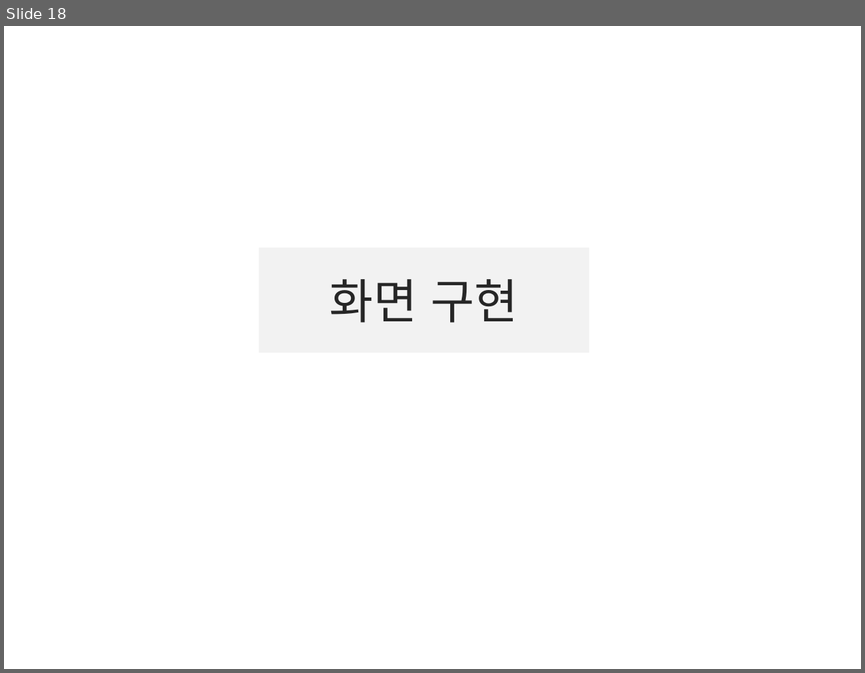
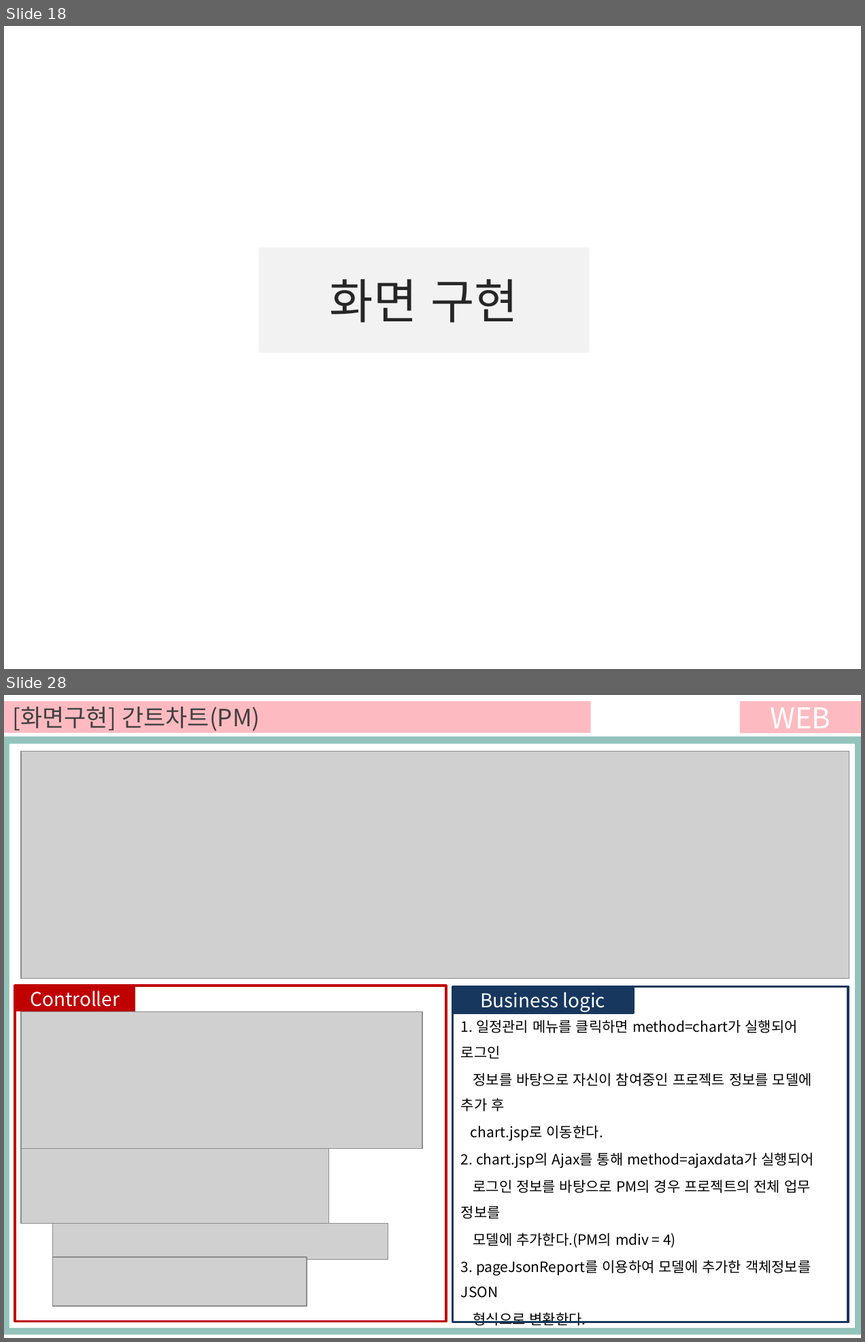
Before and after one commit to ezenteam03/project06, a slide deck: WebContent/HANA/PPT/0608 전현규.pptx. Shown one above the other, each under a label of ours: slide 18 before the commit, slides 18 and 28 after it; the slides between them are not shown. The pictures are 865x673 and 865x1342 pixels, drawn with LibreOffice and Linux fonts; fonts in the diff are those of the drawing; grey boxes stand for pictures; background and template pictures are left out. Boxes give left, top, right and bottom in pixels: in the first picture for what was removed or moved away, otherwise in the second. Text is boxed around its words. In the diff, an @@ line names an element or a change of style, - is before the commit and + after.

```diff
--- a/WebContent/HANA/PPT/0608 전현규.pptx
+++ b/WebContent/HANA/PPT/0608 전현규.pptx
@@ slide 28 added at box(4, 695, 861, 1338), background #FFFFFF @@
@@ rectangle added at box(4, 701, 591, 732), fill #FDBBC1, 20 pt, text #404040 @@
+[화면구현] 간트차트(PM)
@@ rectangle added at box(740, 701, 861, 732), fill #FDBBC1, 24 pt, text #FFFFFF @@
+WEB
@@ rectangle added at box(4, 736, 861, 1334), fill #94C3BB @@
@@ rectangle added at box(9, 744, 854, 1327), fill #FFFFFF @@
@@ picture added at box(21, 751, 849, 978) @@
@@ rectangle added at box(15, 985, 446, 1321), outline #C00000 2 pt @@
@@ rectangle added at box(15, 986, 136, 1011), fill #C00000, 16 pt, text #FFFFFF @@
+Controller
@@ rectangle added at box(452, 987, 633, 1012), fill #17375E, outline #17375E 2.25 pt, 16 pt, text #FFFFFF @@
+Business logic
@@ rectangle added at box(452, 986, 848, 1322), outline #17375E 2 pt @@
@@ picture added at box(21, 1011, 422, 1149) @@
@@ text added at box(461, 1019, 814, 1297), 12 pt, text #000000 @@
+1. 일정관리 메뉴를 클릭하면 method=chart가 실행되어 로그인
+정보를 바탕으로 자신이 참여중인 프로젝트 정보를 모델에 추가 후
+chart.jsp로 이동한다.
+2. chart.jsp의 Ajax를 통해 method=ajaxdata가 실행되어
+로그인 정보를 바탕으로 PM의 경우 프로젝트의 전체 업무 정보를
+모델에 추가한다.(PM의 mdiv = 4)
+3. pageJsonReport를 이용하여 모델에 추가한 객체정보를 JSON
+형식으로 변환한다.
@@ picture added at box(21, 1149, 329, 1223) @@
@@ picture added at box(53, 1223, 389, 1259) @@
@@ picture added at box(53, 1257, 307, 1306) @@
```
Also in this commit, not shown: 9 slides changed, 4 other slides added, 7 slides removed, 32 other files.
